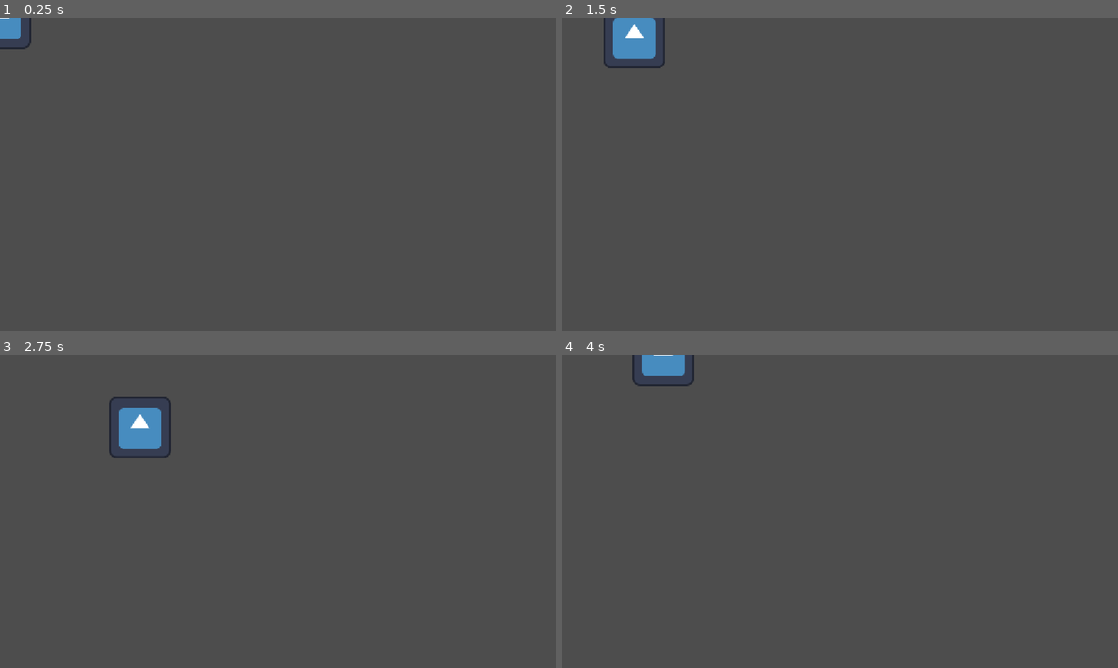
Above: before the commit, frames 1-4 (two rows, left to right).
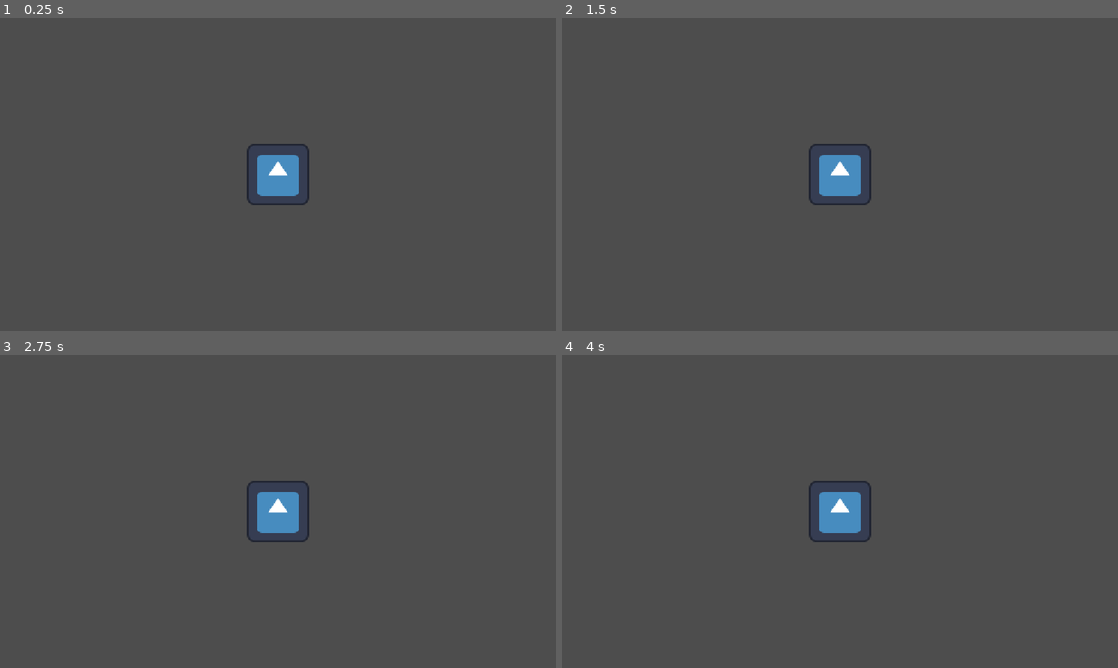
Above: after the commit, the same moments.

Repository: Sabih-sourcee/Dump_Coder
Game: Godot game, scene res://player.tscn
Same seed, same stepped clock (60 frames per second), same inputs: the game is played once before the commit and once after it. The engine's default icon, where the game draws it, is replaced by a stand-in: a white triangle on a blue panel in a dark square.
Inputs:
- Up to frame 1 (0.25 s): no input
- Up to frame 2 (1.5 s): tap Enter at 0.5 s; hold Right (ui_right) 0.53-1.28 s; hold Down (ui_down) from 1.28 s (still down)
- Up to frame 3 (2.75 s): release Down (ui_down) at 2.03 s; hold Right (ui_right) from 2.03 s (still down)
- Up to frame 4 (4 s): release Right (ui_right) at 2.78 s; hold Up (ui_up) 2.78-3.53 s; hold Left (ui_left) from 3.53 s (still down)

The runs differ from the first frame. In frame 1, 1.6% of the frame differs, in the area x 0-56%, y 0-60%; in frame 2, 2.4%; in frame 3, 2.5%, in the area x 19-56%, y 13-60%; in frame 4, 1.9%.

Commit message:
Camera scene added

Diff:
--- a/player.gd
+++ b/player.gd
@@ -22,4 +22,5 @@
 		direction.y = 1
 	velocity = direction.normalized() * 200
 
+	print(direction.x, direction.y)
 	move_and_slide()
--- a/player.tscn
+++ b/player.tscn
@@ -13,3 +13,5 @@
 
 [node name="CollisionShape2D" type="CollisionShape2D" parent="." unique_id=2089914746]
 shape = SubResource("RectangleShape2D_or6pn")
+
+[node name="Camera2D" type="Camera2D" parent="." unique_id=1092676351]
